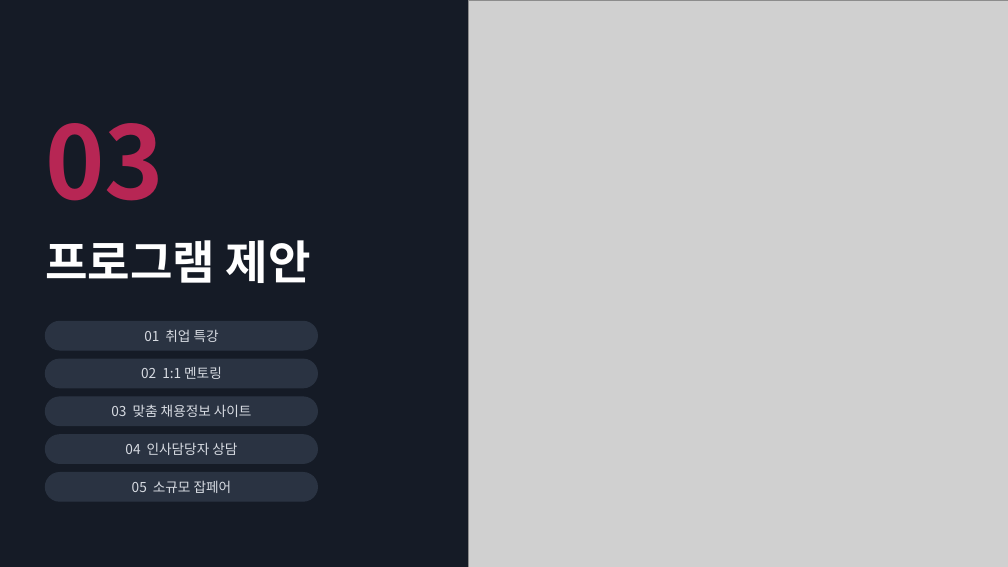
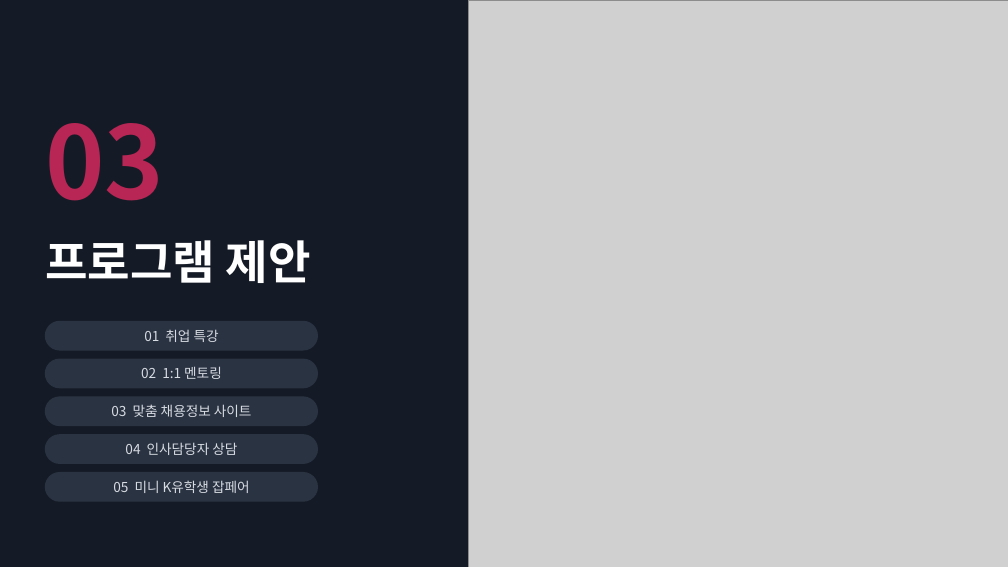
Before and after one commit to job-wave/Codex, a slide deck: slide 13 of output/jobwave-cbnu-proposal/JobWave_proposal_visual.pptx. Drawn at 1008x567 pixels with LibreOffice and Linux fonts; fonts in the diff are those of the drawing; grey boxes stand for pictures. Boxes give left, top, right and bottom in pixels: in the first picture for what was removed or moved away, otherwise in the second. Text is boxed around its words. In the diff, an @@ line names an element or a change of style, - is before the commit and + after.

```diff
--- a/output/jobwave-cbnu-proposal/JobWave_proposal_visual.pptx
+++ b/output/jobwave-cbnu-proposal/JobWave_proposal_visual.pptx
@@ text at <box>113,480,250,493</box>: text changed @@
-05 소규모 잡페어
+05 미니 K유학생 잡페어
```
Also in this commit, not shown: 9 other slides changed, 1 other file.
